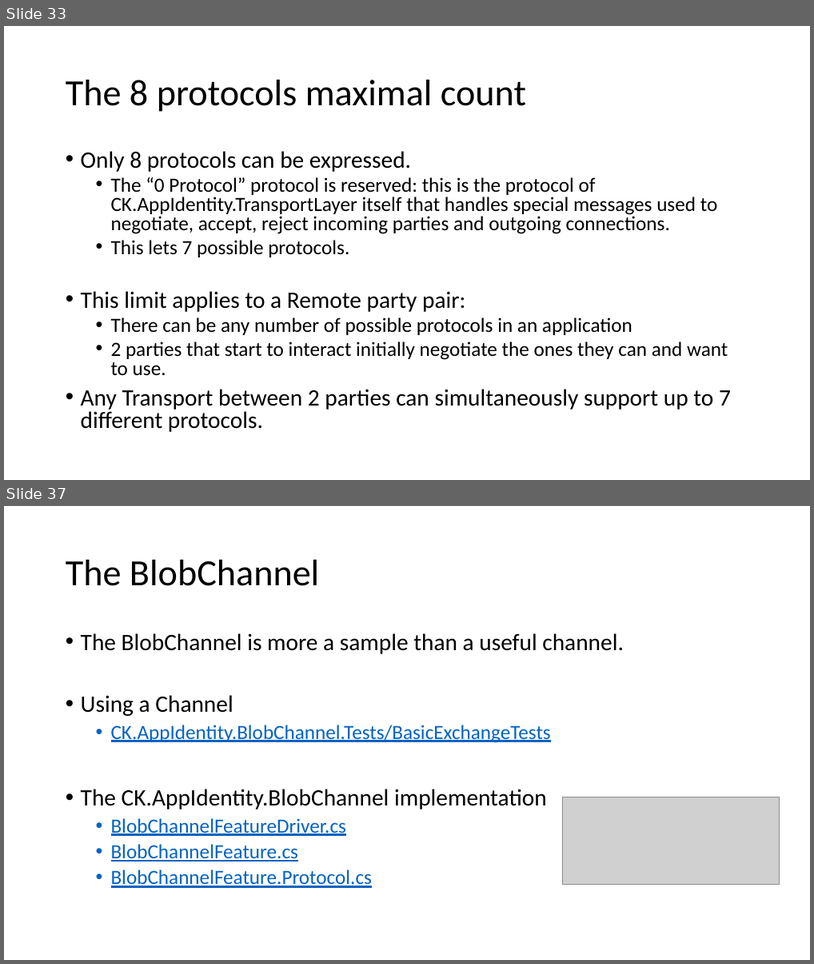
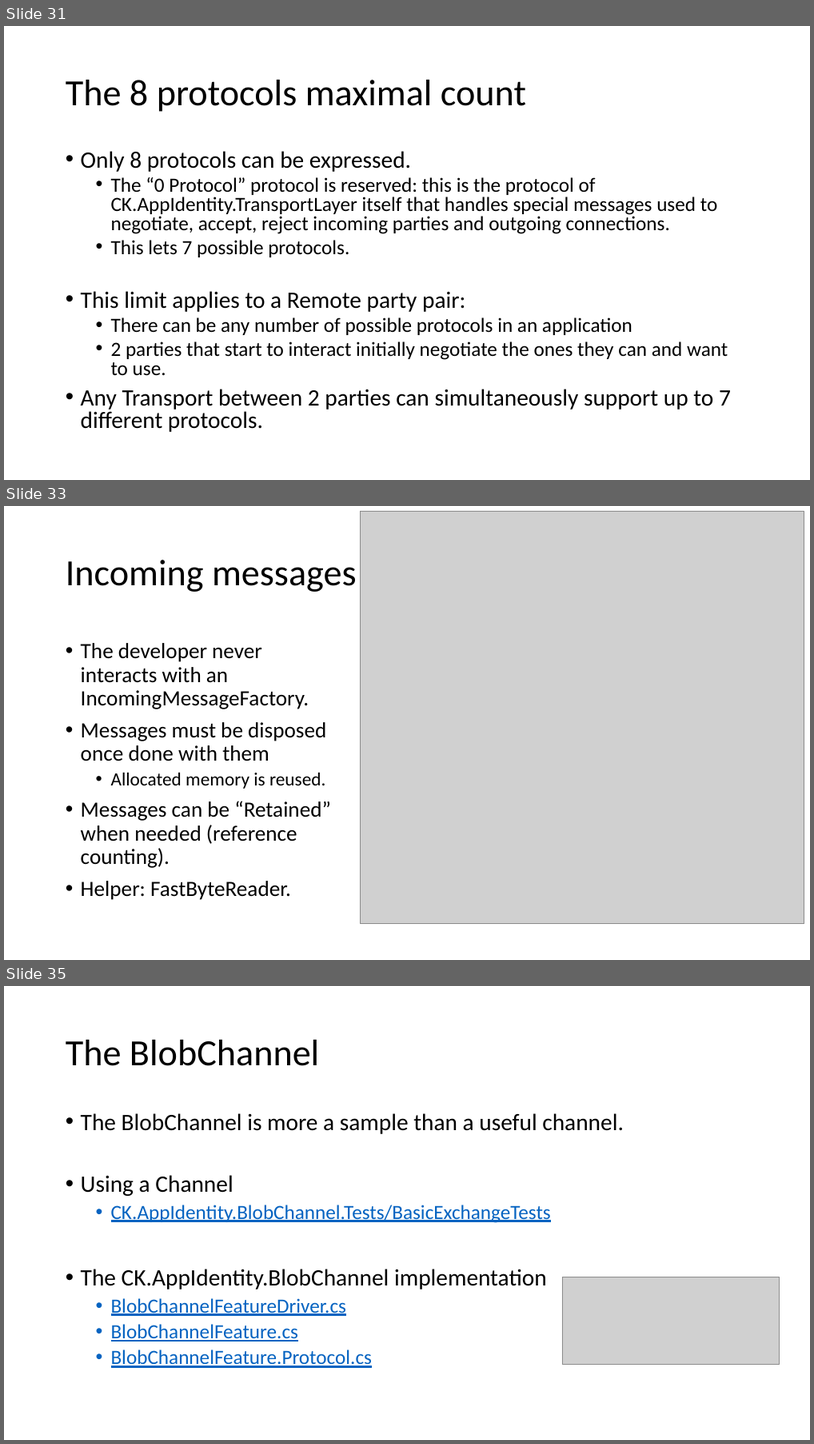
Before and after one commit to signature-opensource/CK-AppIdentity-Transport, a slide deck: Doc/CK-AppIdentity.pptx. Shown one above the other, each under a label of ours: slides 33 and 37 before the commit, slides 31, 33 and 35 after it; the slides between them are not shown. The pictures are 814x964 and 814x1444 pixels, drawn with LibreOffice and Linux fonts; fonts in the diff are those of the drawing; grey boxes stand for pictures. Boxes give left, top, right and bottom in pixels: in the first picture for what was removed or moved away, otherwise in the second. Text is boxed around its words. In the diff, an @@ line names an element or a change of style, - is before the commit and + after.

```diff
--- a/Doc/CK-AppIdentity.pptx
+++ b/Doc/CK-AppIdentity.pptx
@@ slide 33 added at [4, 506, 810, 960], background #FFFFFF @@
@@ picture added at [360, 512, 804, 924] @@
@@ title added at [66, 560, 356, 592], 44 pt, text #000000 @@
+Incoming messages
@@ text added at [81, 643, 331, 900], 25.9 pt, text #000000 @@
+• The developer never interacts with an IncomingMessageFactory.
+• Messages must be disposed once done with them
+  • Allocated memory is reused.
+• Messages can be “Retained” when needed (reference counting).
+• Helper: FastByteReader.
@@ what was slide 33 is now slide 31 @@
@@ what was slide 37 is now slide 35 @@
```
Also in this commit, not shown: 11 slides changed, 1 other slide added, 9 slides removed, 20 other files.
